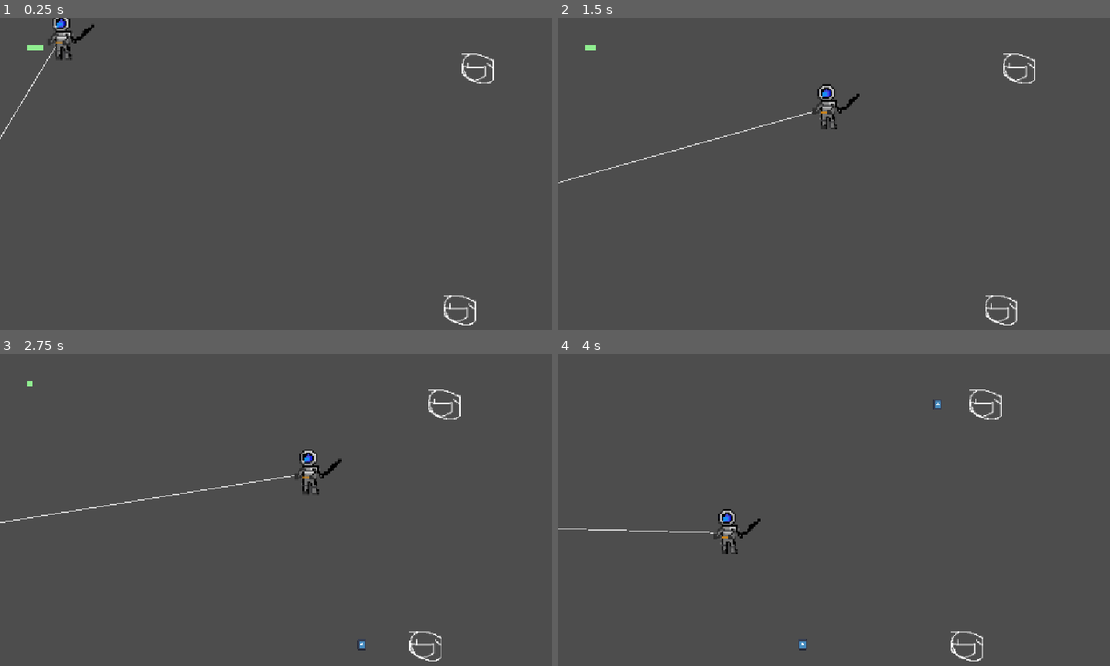
Above: before the commit, frames 1-4 (two rows, left to right).
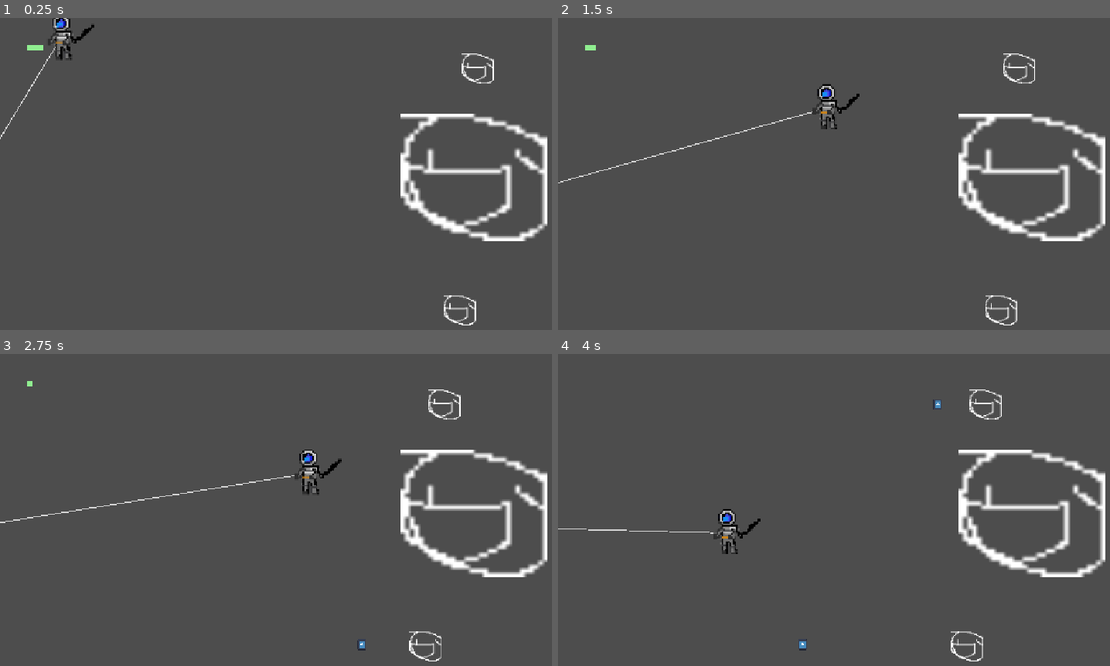
Above: after the commit, the same moments.

Repository: UnicornBeast/thegameofdoomanddeath
Game: Godot game, scene res://BossLevel.tscn
The game is run twice, just before and just after one commit, with the same random seed, the same clock (stepped at 60 frames per second) and the same inputs. This scene is started directly instead of the project's main scene. The engine's default icon, where the game draws it, is replaced by a stand-in: a white triangle on a blue panel in a dark square.
Inputs (mouse positions are in pixels of both pictures, inside the frame that each line leads up to):
- Up to frame 1 (0.25 s): no input
- Up to frame 2 (1.5 s): move the mouse to (1005, 174) at 0.52 s; hold D (damagetest) 0.53-1.28 s; move the mouse to (745, 208) at 1.27 s; tap R (depression) at 1.35 s
- Up to frame 3 (2.75 s): move the mouse to (369, 450) at 2.02 s; hold D (damagetest) from 2.03 s (still down)
- Up to frame 4 (4 s): move the mouse to (834, 597) at 2.77 s; release D (damagetest) at 2.78 s; tap R (depression) at 2.85 s; move the mouse to (1054, 578) at 3.52 s; hold D (damagetest) from 3.53 s (still down)

The runs differ from the first frame. In frame 1, 3.3% of the frame differs, in the area x 72-100%, y 30-72%; in frame 2, 3.3%; in frame 3, 3.3%; in frame 4, 3.3%.

Commit message:
added boss thing

Diff:
--- a/BossLevel.tscn
+++ b/BossLevel.tscn
@@ -10,6 +10,9 @@
 
 [sub_resource type="RectangleShape2D" id="RectangleShape2D_p84dd"]
 size = Vector2(12, 15)
+
+[sub_resource type="RectangleShape2D" id="RectangleShape2D_0hv8a"]
+size = Vector2(269, 231)
 
 [node name="Node2D" type="Node2D" unique_id=205000795]
 script = ExtResource("1_ajhvs")
@@ -64,5 +67,16 @@
 wait_time = 2.229
 autostart = true
 
+[node name="Area2D" type="Area2D" parent="." unique_id=270792261]
+
+[node name="CollisionShape2D" type="CollisionShape2D" parent="Area2D" unique_id=183560077]
+position = Vector2(879, 301)
+shape = SubResource("RectangleShape2D_0hv8a")
+
+[node name="Sprite2D" type="Sprite2D" parent="Area2D" unique_id=1504996049]
+position = Vector2(883, 297)
+scale = Vector2(8.562501, 7.40625)
+texture = ExtResource("2_6v8pq")
+
 [connection signal="timeout" from="Timer" to="." method="_on_timer_timeout"]
 [connection signal="timeout" from="Timer2" to="." method="_on_timer_2_timeout"]
--- /dev/null
+++ b/select.gd
@@ -0,0 +1,19 @@
+extends Node2D
+
+
+# Called when the node enters the scene tree for the first time.
+func _ready() -> void:
+	pass # Replace with function body.
+
+
+# Called every frame. 'delta' is the elapsed time since the previous frame.
+func _process(delta: float) -> void:
+	pass
+
+
+func _on_button_pressed() -> void:
+	get_tree().change_scene_to_file("res://mainLevel.tscn.tscn")
+
+
+func _on_button_2_pressed() -> void:
+	get_tree().change_scene_to_file("res://BossLevel.tscn")
--- /dev/null
+++ b/select.tscn
@@ -0,0 +1,23 @@
+[gd_scene format=3 uid="uid://cp5hvkl2jyquw"]
+
+[ext_resource type="Script" uid="uid://c7deapuhh44jt" path="res://select.gd" id="1_catev"]
+
+[node name="Node2D" type="Node2D" unique_id=1260655063]
+script = ExtResource("1_catev")
+
+[node name="Button" type="Button" parent="." unique_id=148937864]
+offset_left = 172.0
+offset_top = 155.0
+offset_right = 336.0
+offset_bottom = 188.0
+text = "single enemy"
+
+[node name="Button2" type="Button" parent="." unique_id=1791871924]
+offset_left = 524.0
+offset_top = 165.0
+offset_right = 789.0
+offset_bottom = 208.0
+text = "boss enemy"
+
+[connection signal="pressed" from="Button" to="." method="_on_button_pressed"]
+[connection signal="pressed" from="Button2" to="." method="_on_button_2_pressed"]
Not shown, added: select.gd.uid
